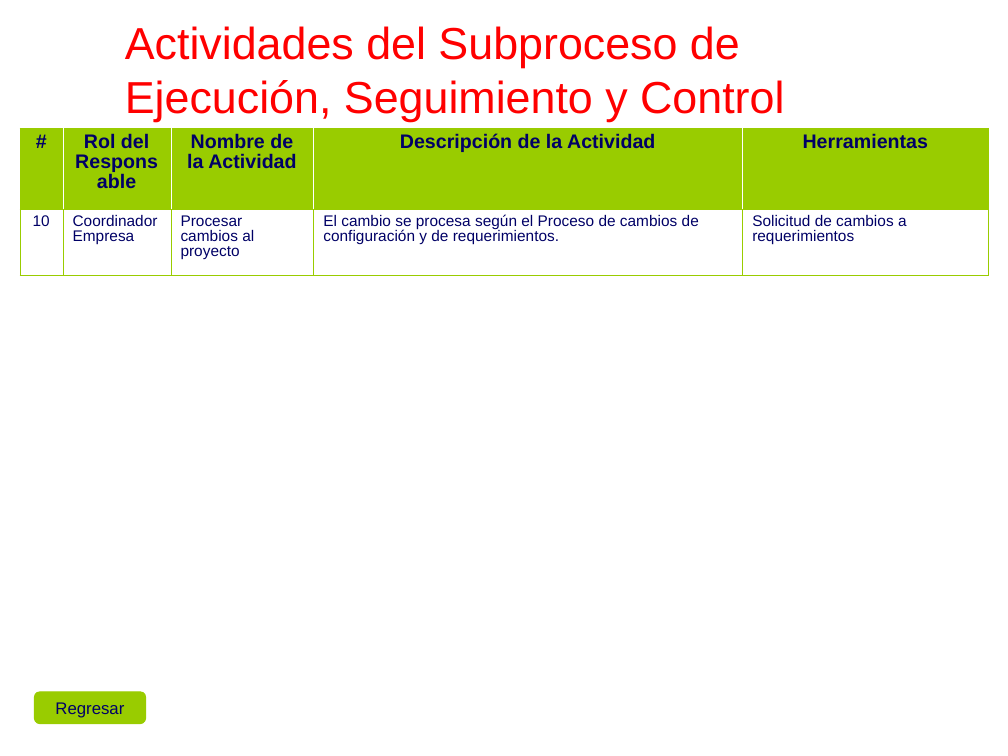
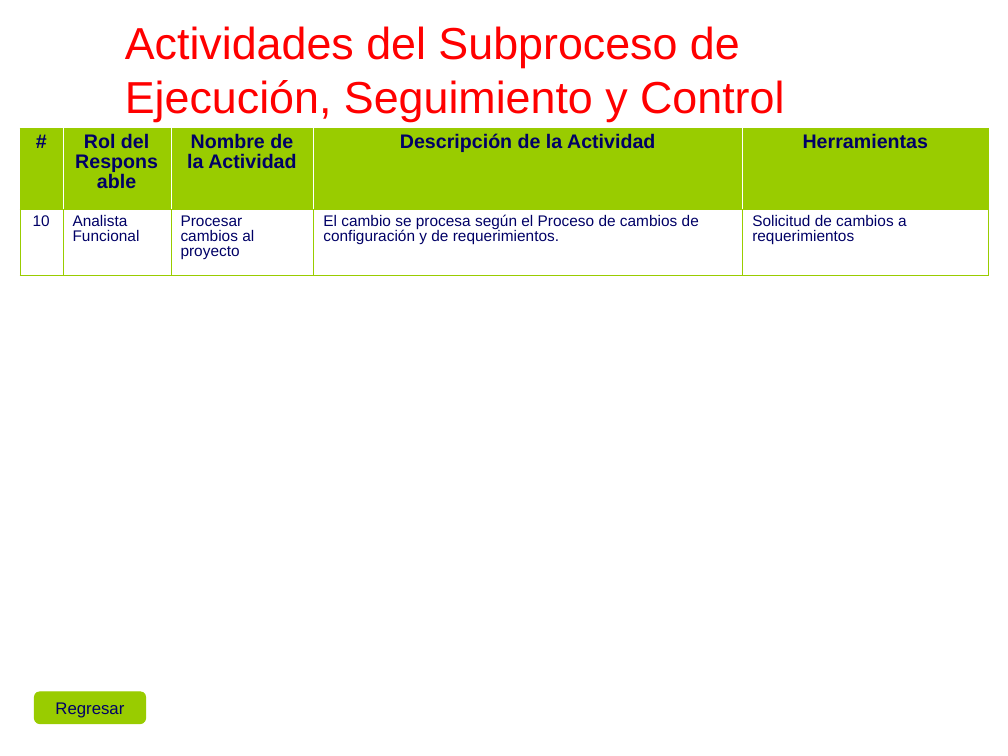
Before and after one commit to cjbensan/sistema-facturacion-inventario, a slide deck: slide 26 of CMMI-Nivel-2/PP-PMC/PGPRO_0.1_2015.ppt. Drawn at 1008x756 pixels with LibreOffice and Linux fonts; fonts in the diff are those of the drawing; background and template pictures are left out. Boxes give left, top, right and bottom in pixels: in the first picture for what was removed or moved away, otherwise in the second. Text is boxed around its words. In the diff, an @@ line names an element or a change of style, - is before the commit and + after.

```diff
--- a/CMMI-Nivel-2/PP-PMC/PGPRO_0.1_2015.ppt
+++ b/CMMI-Nivel-2/PP-PMC/PGPRO_0.1_2015.ppt
@@ table at (20,128,990,274) @@
-row 2, column 2: Coordinador Empresa
+row 2, column 2: Analista Funcional
```
Also in this commit, not shown: 15 other slides changed.
